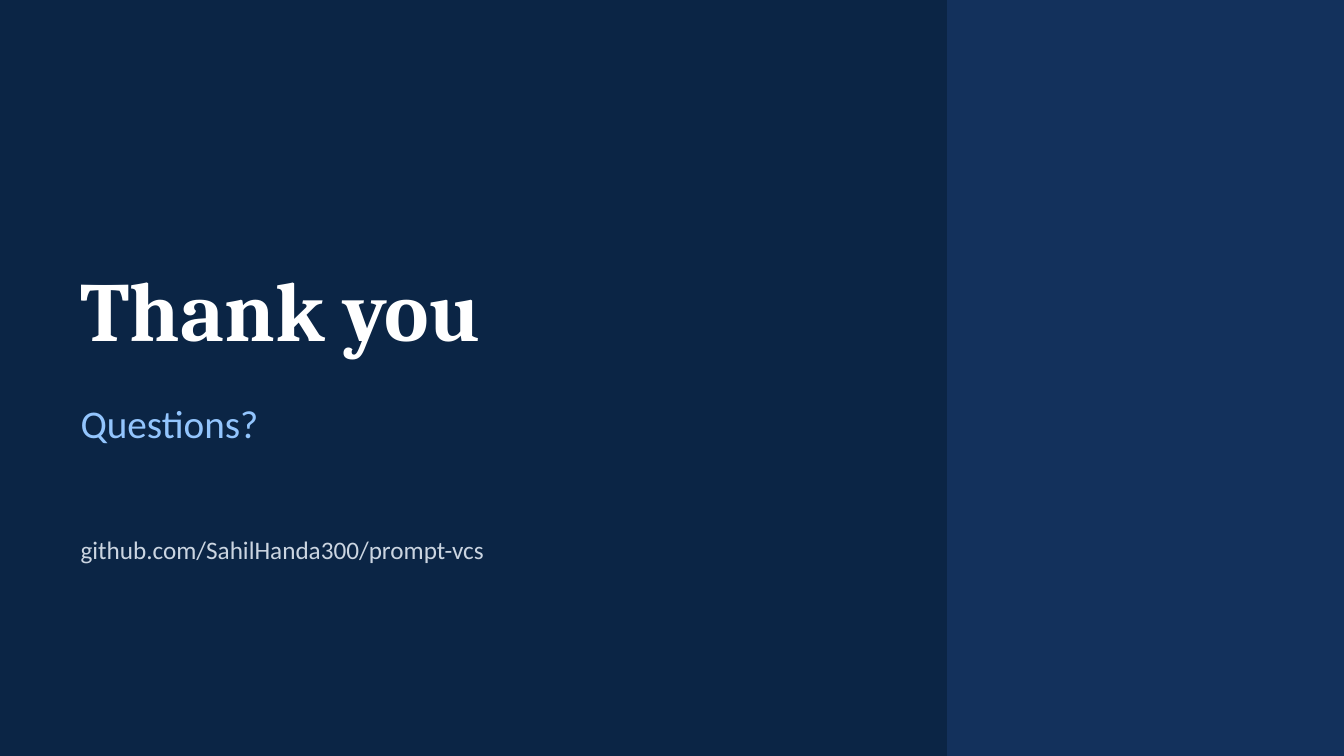
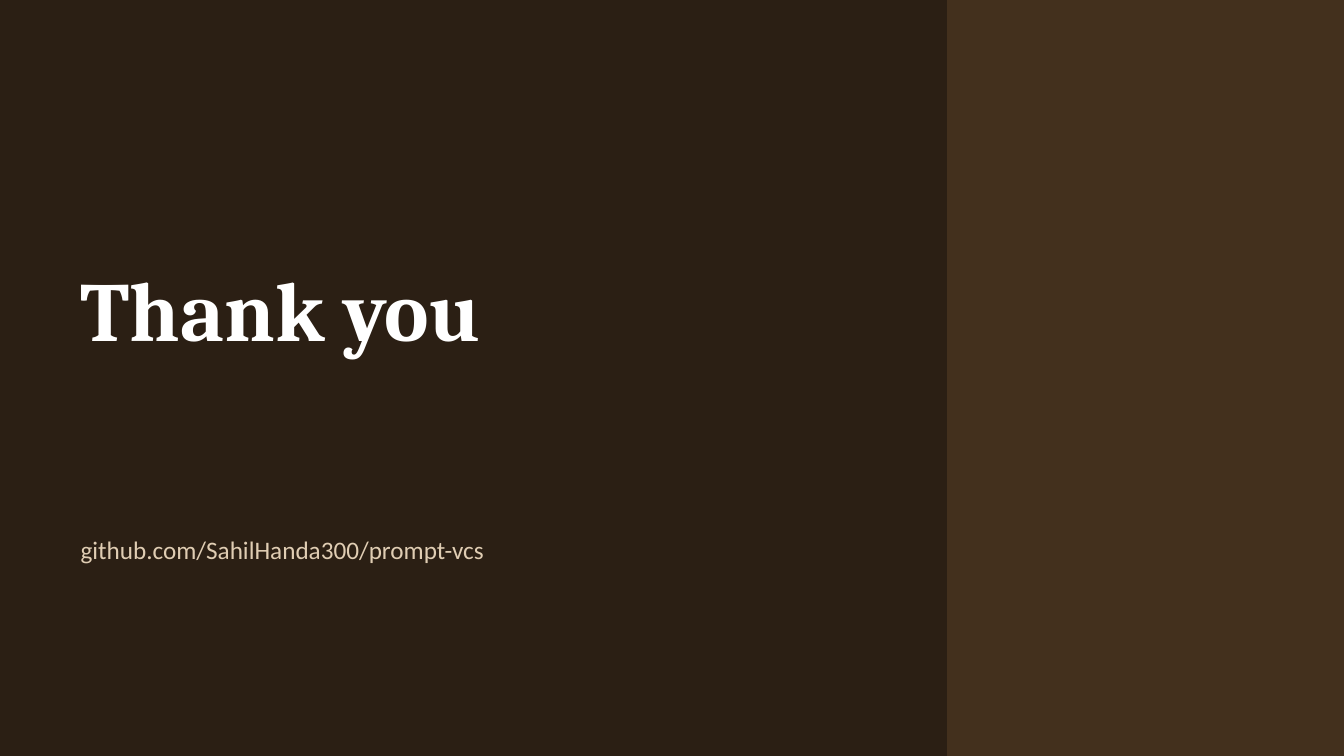
Before and after one commit to SahilHanda300/prompt-vcs, a slide deck: slide 23 of docs/PromptVCS-Presentation.pptx (slide 22 before the commit). Drawn at 1344x756 pixels with LibreOffice and Linux fonts; fonts in the diff are those of the drawing. Boxes give left, top, right and bottom in pixels: in the first picture for what was removed or moved away, otherwise in the second. Text is boxed around its words. In the diff, an @@ line names an element or a change of style, - is before the commit and + after.

```diff
--- a/docs/PromptVCS-Presentation.pptx
+++ b/docs/PromptVCS-Presentation.pptx
@@ background #0B2545 to #2B1F14 @@
@@ rectangle at <box>948,0,1344,756</box>: fill #13315C to #43301D; outline #13315C 1 pt to #43301D 1 pt @@
@@ text removed at <box>81,411,259,443</box> @@
-Questions?
@@ text "github.com/SahilHanda300/prompt-vcs" at <box>81,541,484,564</box>: text colour #CBD5E1 to #E0CDB3 @@
```
Also in this commit, not shown: 21 other slides changed, 1 slide added, 3 other files.
